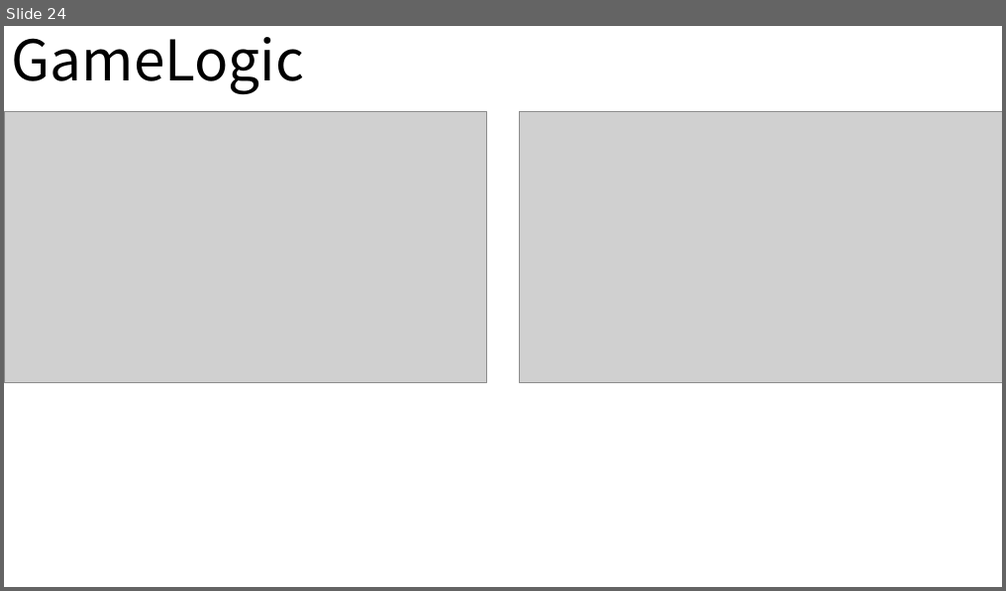
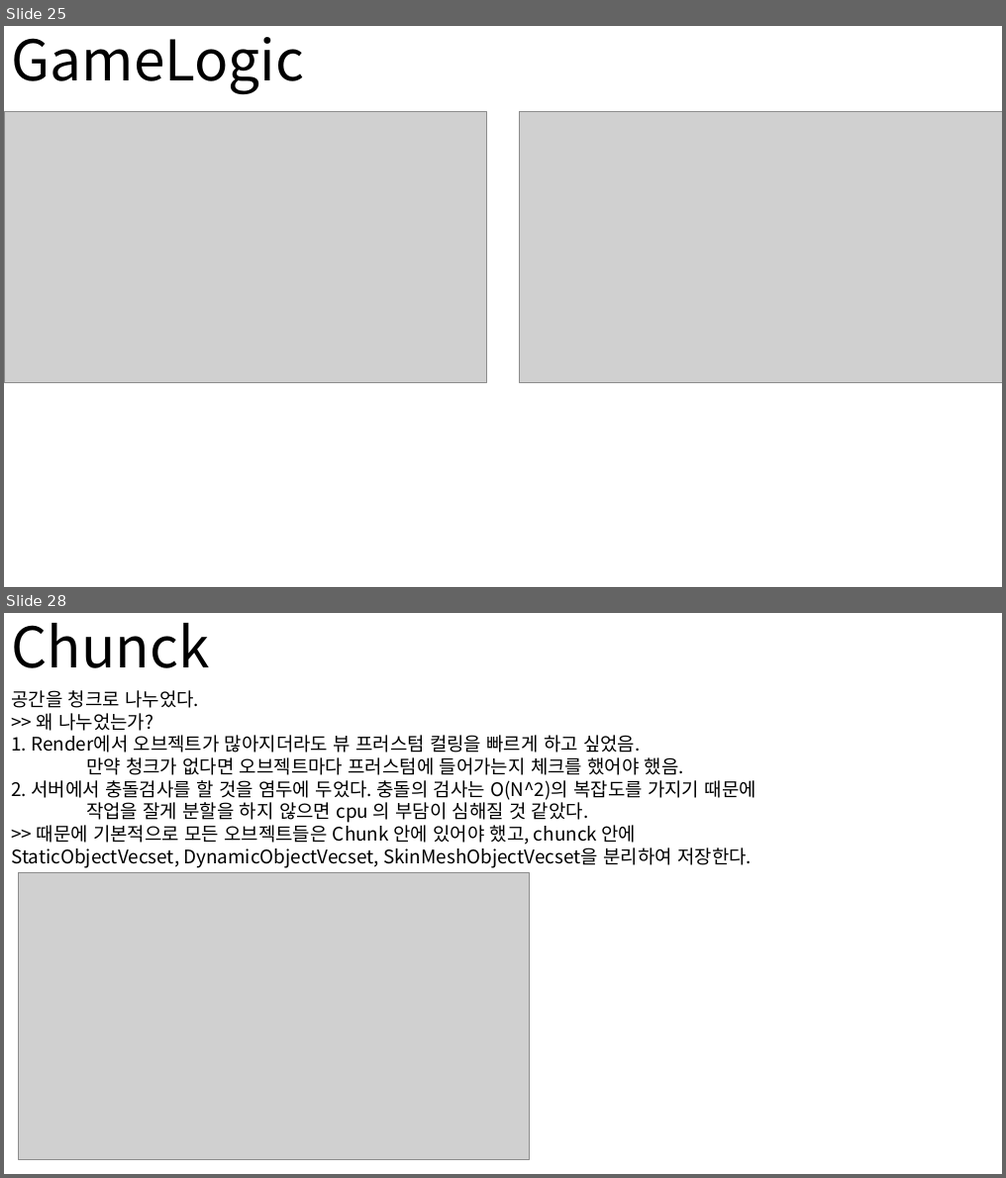
Before and after one commit to nohc2001/PulseCity, a slide deck: Conference/GraphicsStudy/GraphicsHighLevelDesign.pptx. Shown one above the other, each under a label of ours: slide 24 before the commit, slides 25 and 28 after it; the slides between them are not shown. The pictures are 1006x591 and 1006x1178 pixels, drawn with LibreOffice and Linux fonts; fonts in the diff are those of the drawing; grey boxes stand for pictures. Boxes give left, top, right and bottom in pixels: in the first picture for what was removed or moved away, otherwise in the second. Text is boxed around its words. In the diff, an @@ line names an element or a change of style, - is before the commit and + after.

```diff
--- a/Conference/GraphicsStudy/GraphicsHighLevelDesign.pptx
+++ b/Conference/GraphicsStudy/GraphicsHighLevelDesign.pptx
@@ slide 28 added at bbox=[4, 613, 1002, 1174], background #FFFFFF @@
@@ title added at bbox=[12, 623, 210, 668], 54 pt, text #000000 @@
+Chunck
@@ text added at bbox=[11, 690, 756, 868], 18 pt, text #000000 @@
+공간을 청크로 나누었다.
+>> 왜 나누었는가?
+1. Render에서 오브젝트가 많아지더라도 뷰 프러스텀 컬링을 빠르게 하고 싶었음.
+만약 청크가 없다면 오브젝트마다 프러스텀에 들어가는지 체크를 했어야 했음.
+2. 서버에서 충돌검사를 할 것을 염두에 두었다. 충돌의 검사는 O(N^2)의 복잡도를 가지기 때문에
+작업을 잘게 분할을 하지 않으면 cpu 의 부담이 심해질 것 같았다.
+>> 때문에 기본적으로 모든 오브젝트들은 Chunk 안에 있어야 했고, chunck 안에
+StaticObjectVecset, DynamicObjectVecset, SkinMeshObjectVecset을 분리하여 저장한다.
@@ picture added at bbox=[18, 872, 529, 1160] @@
@@ what was slide 24 is now slide 25 @@
```
Also in this commit, not shown: 6 slides changed, 7 other slides added, 4 slides removed, 14 other files.
